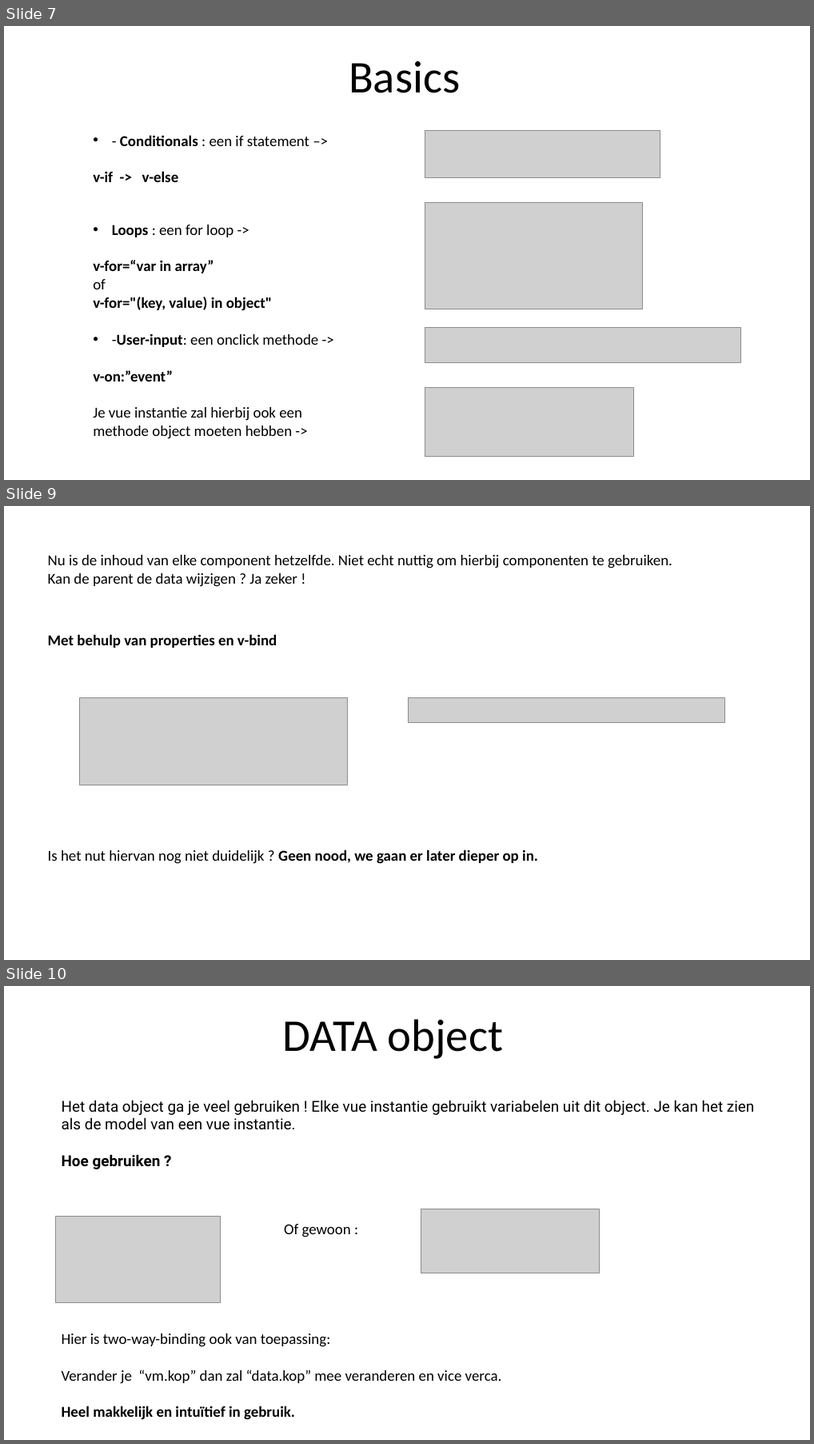
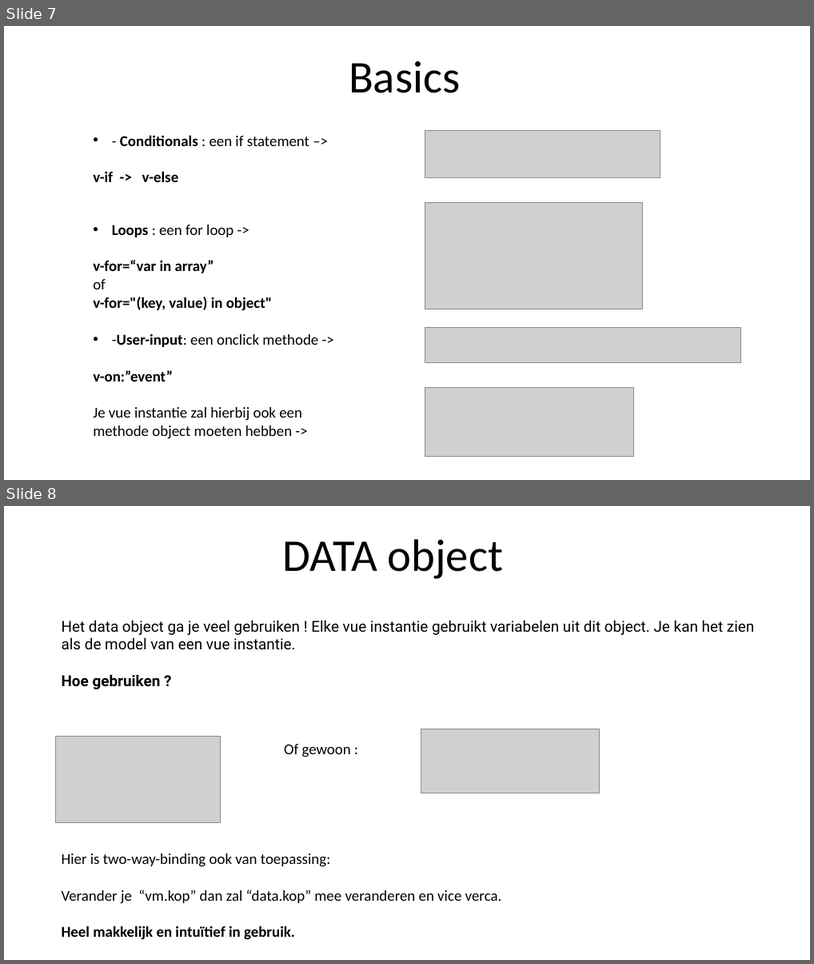
Before and after one commit to sepperenty/web-research-3, a slide deck: newTech/slideshow.pptx. Shown one above the other, each under a label of ours: slides 7, 9 and 10 before the commit, slides 7 and 8 after it; the slides between them are not shown. The pictures are 814x1444 and 814x964 pixels, drawn with LibreOffice and Linux fonts; fonts in the diff are those of the drawing; grey boxes stand for pictures. Boxes give left, top, right and bottom in pixels: in the first picture for what was removed or moved away, otherwise in the second. Text is boxed around its words. In the diff, an @@ line names an element or a change of style, - is before the commit and + after.

```diff
--- a/newTech/slideshow.pptx
+++ b/newTech/slideshow.pptx
@@ slide 9 removed at (4,506,810,960), background #FFFFFF @@
@@ text removed at (48,555,673,587) @@
-Nu is de inhoud van elke component hetzelfde. Niet echt nuttig om hierbij componenten te gebruiken.
-Kan de parent de data wijzigen ? Ja zeker !
@@ text removed at (48,634,277,648) @@
-Met behulp van properties en v-bind
@@ picture removed at (79,698,348,785) @@
@@ picture removed at (409,698,726,723) @@
@@ text removed at (48,849,538,864) @@
-Is het nut hiervan nog niet duidelijk ? Geen nood, we gaan er later dieper op in.
@@ what was slide 10 is now slide 8 @@
```
Also in this commit, not shown: 1 slide changed, 8 slides added, 1 other slide removed, 4 other files.
